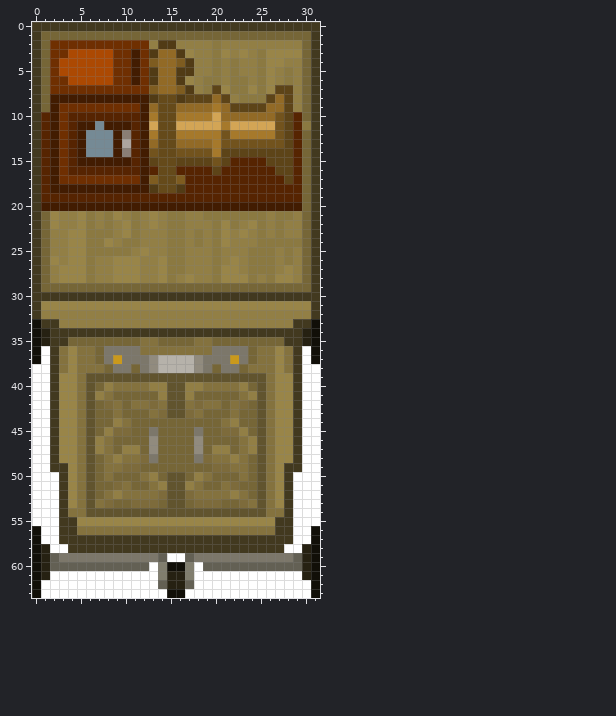
Pixel-art sprite: Assets/Art/Sprites/objects/cart.png. Above is the file before it was changed.
The file is 32x64 pixels. Colours within 5 levels of each other are drawn and written as one.
After:
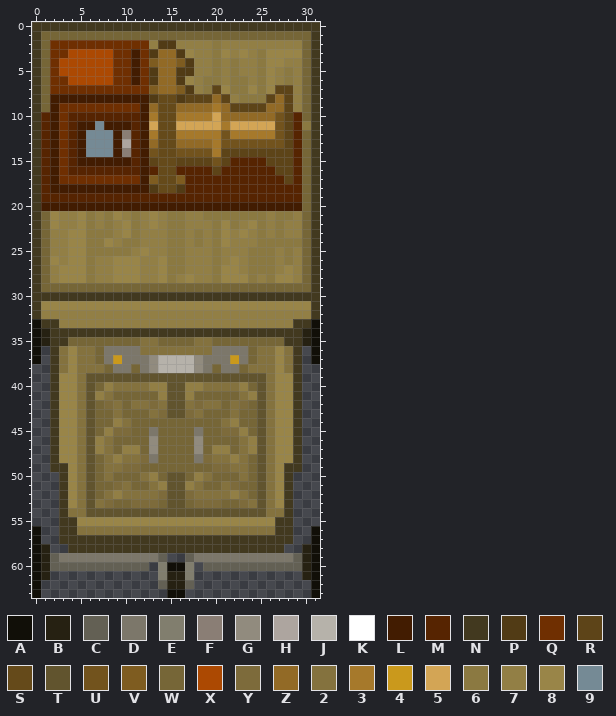
Palette (. is transparent): A #110f08  B #262112  C #636054  D #7c776a  E #817e6e  F #8a7e75  G #918b7e  H #ada59f  J #b6b2aa  K #ffffff  L #421c01  M #562401  N #42391f  P #513b15  Q #6f2f01  R #5d4418  S #654a1a  T #61542e  U #72531d  V #7e5c20  W #766637  X #ac4902  Y #7d6b3b  Z #926a26  2 #84723e  3 #a6792b  4 #ca991c  5 #d3a555  6 #8b7941  7 #927f45  8 #998548  9 #758a95
The exact change:
Colour K is removed in rows 36 to 37 at x 1 and 30; in rows 38 to 49 at x 0 to 1 and 30 to 31; in rows 50 to 55 at x 0 to 2 and 29 to 31; in rows 56 to 57 at x 1 to 2 and 29 to 30; in row 58 at x 2 to 3 and 28 to 29; in row 59 at x 15 to 16.
Colour K is removed in row 60 at x 13 and 18; in row 61 at x 2 to 13 and 18 to 29; in row 62 at x 1 to 13 and 18 to 30; in row 63 at x 1 to 14 and 17 to 30.
Boxes around the changes in both pictures, in picture pixels (x1, y1, x2, y2):
erased: (32, 346, 320, 598)
